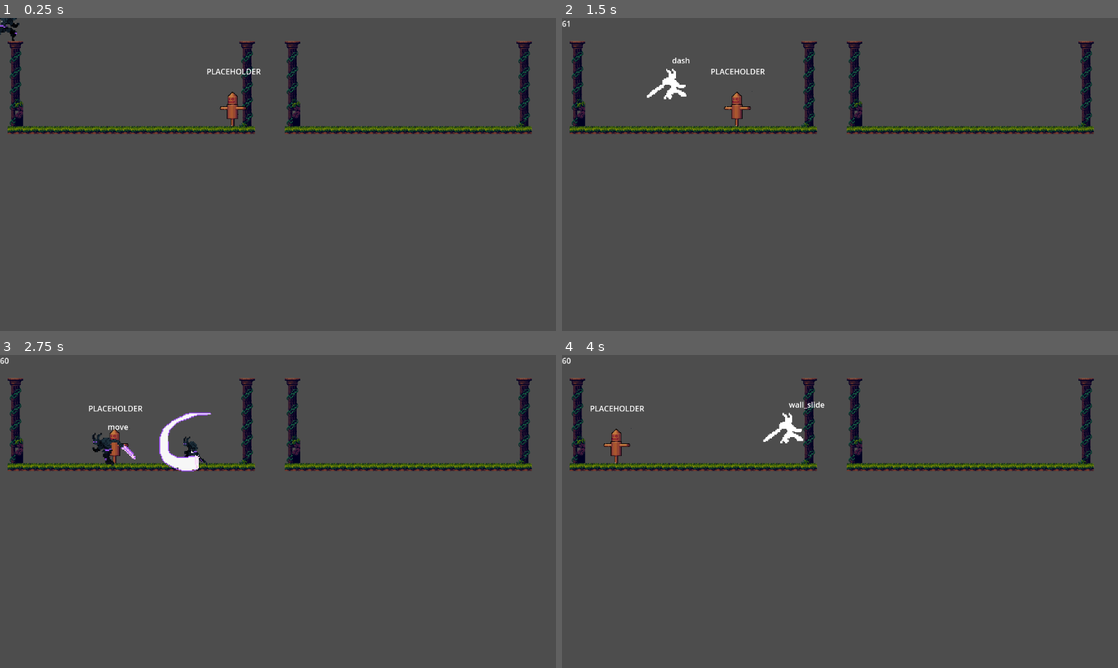
Above: before the commit, frames 1-4 (two rows, left to right).
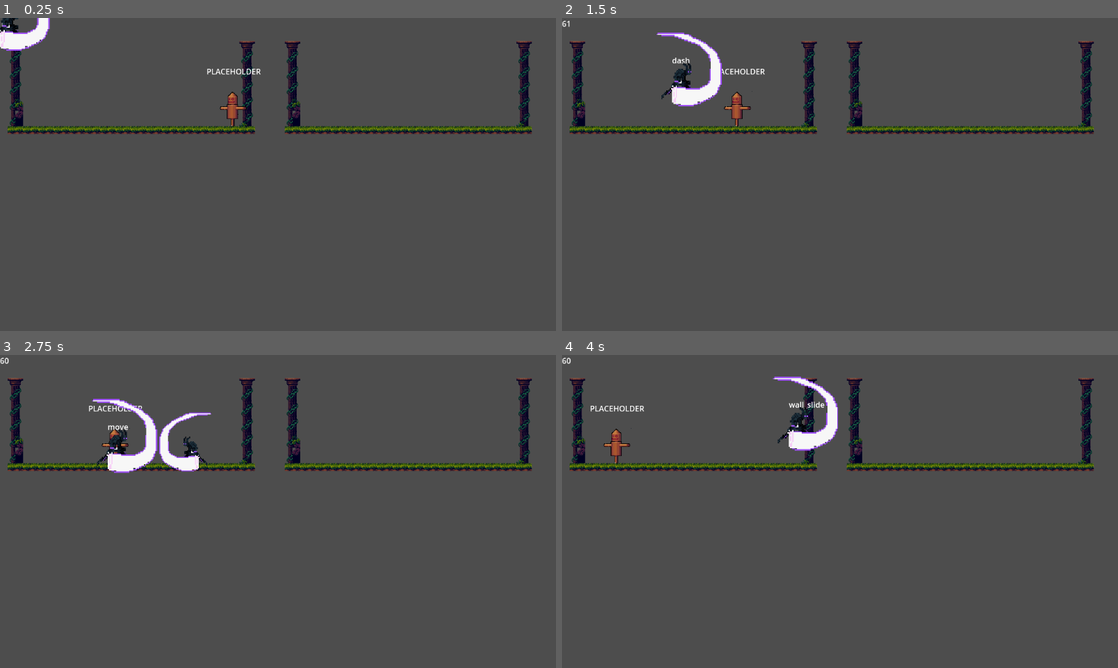
Above: after the commit, the same moments.

Repository: pablopenna/godot_learning
Game: Godot game, scene res://projects/state_machine/scenes/main.tscn
The game is run twice, just before and just after one commit, with the same random seed, the same clock (stepped at 60 frames per second) and the same inputs. This scene is started directly instead of the project's main scene. The engine's default icon, where the game draws it, is replaced by a stand-in: a white triangle on a blue panel in a dark square.
Inputs:
- Up to frame 1 (0.25 s): no input
- Up to frame 2 (1.5 s): tap Enter (ui_accept) at 0.5 s; hold D (move_right) from 0.53 s (still down); tap J (attack) at 0.6 s; tap Space (jump) at 0.77 s; tap Shift (dash) at 1.35 s
- Up to frame 3 (2.75 s): tap Space (jump) at 1.52 s; release D (move_right) at 2.03 s; hold A (move_left) from 2.03 s (still down); tap Ctrl (summon) at 2.1 s
- Up to frame 4 (4 s): release A (move_left) at 2.78 s; hold D (move_right) from 2.78 s (still down); tap J (attack) at 2.85 s; tap Space (jump) at 3.02, 3.77 s; hold Shift (dash) from 3.53 s (still down)

The runs differ from the first frame. In frame 1, 0.6% of the frame differs, in the area x 0-9%, y 0-11%; in frame 2, 1.2%; in frame 3, 1.2%, in the area x 16-29%, y 14-38%; in frame 4, 1.2%.

Commit message:
Add GravityUtils

Diff:
--- /dev/null
+++ b/common/utils/gravity_utils.gd
@@ -0,0 +1,13 @@
+class_name GravityUtils
+
+static func get_gravity():
+	return ProjectSettings.get_setting("physics/2d/default_gravity")
+
+
+# Uniformly Accelerated Rectilinear Motion -> v = v0 + a*t
+static func get_velocity_applying_acceleration(initial_velocity: float, acceleration: float, time: float):
+	return initial_velocity + acceleration * time
+
+
+static func get_velocity_applying_gravity(initial_velocity: float, time: float) -> float:
+	return get_velocity_applying_acceleration(initial_velocity,get_gravity(),time)
--- a/projects/player/scripts/player.gd
+++ b/projects/player/scripts/player.gd
@@ -4,9 +4,9 @@
 const JUMP_VELOCITY = -400.0
 
 # Get the gravity from the project settings to be synced with RigidBody nodes.
-var gravity = ProjectSettings.get_setting("physics/2d/default_gravity")
+var gravity = GravityUtils.get_gravity()
 
-func _physics_process(delta):
+func physics_process(delta):
 	# Add the gravity.
 	if not is_on_floor():
 		velocity.y += gravity * delta
@@ -22,4 +22,3 @@
 		velocity.x = direction * SPEED
 	else:
 		velocity.x = move_toward(velocity.x, 0, SPEED)
-	super._physics_process(delta)
--- a/projects/state_machine/scenes/player.tscn
+++ b/projects/state_machine/scenes/player.tscn
@@ -18,10 +18,10 @@
 [ext_resource type="Script" path="res://projects/state_machine/scripts/hitbox.gd" id="13_w3wn8"]
 [ext_resource type="PackedScene" uid="uid://bbx8v44fbyor4" path="res://common/scenes/entity/entity.tscn" id="14_i37u2"]
 [ext_resource type="PackedScene" uid="uid://28mkgryf3qhl" path="res://common/sprites/characters/nightborne/nightborne_spritesheet.tscn" id="15_jdrqr"]
-[ext_resource type="Script" path="res://common/scenes/entity/entity_sprite.gd" id="16_c7kal"]
+[ext_resource type="Script" path="res://common/scenes/entity/sprite_rotating_with_face_direction.gd" id="16_c7kal"]
 [ext_resource type="Animation" uid="uid://bichib6d0wqpy" path="res://common/sprites/characters/nightborne/default.res" id="17_8al3r"]
 [ext_resource type="Animation" uid="uid://bdrjspb6yb5li" path="res://common/sprites/characters/nightborne/run.res" id="18_b14df"]
-[ext_resource type="Script" path="res://common/scenes/entity/entity_animation_player.gd" id="19_08bgl"]
+[ext_resource type="Script" path="res://common/scenes/entity/animation_player_with_state_map.gd" id="19_08bgl"]
 
 [sub_resource type="RectangleShape2D" id="RectangleShape2D_l7dds"]
 size = Vector2(109, 149)
--- a/projects/state_machine/scripts/states/air.gd
+++ b/projects/state_machine/scripts/states/air.gd
@@ -2,9 +2,7 @@
 
 @export var speed = 100
 @export var gravity_multiplier = 0.8
-var gravity : int = ProjectSettings.get_setting(
-		"physics/2d/default_gravity"
-	) * gravity_multiplier
+var custom_gravity : float = GravityUtils.get_gravity() * gravity_multiplier
 
 func _ready():
 	state_name = "air"
@@ -34,11 +32,11 @@
 	if input_dir != 0: # Need to do this as to not overwrite the movement of other states like wall_jump if there is no input while on air
 		managed_entity.velocity.x =  input_dir * speed
 
-	managed_entity.velocity.y = Vector2.DOWN.y * _get_velocity_applying_gravity(managed_entity.velocity.y, delta)
+	managed_entity.velocity.y = Vector2.DOWN.y * GravityUtils.get_velocity_applying_acceleration(\
+		managed_entity.velocity.y, \
+		custom_gravity,\
+		delta\
+	)
 
 func _is_entity_going_down():
 	return managed_entity.velocity.y > 0
-
-# MRUA -> v = v0 + a*t
-func _get_velocity_applying_gravity(initial_velocity, time) -> float:
-	return initial_velocity + gravity * time
--- a/projects/state_machine/scripts/states/attack_1.gd
+++ b/projects/state_machine/scripts/states/attack_1.gd
@@ -11,7 +11,7 @@
 func exit(new_state):
 	print("Exiting Attack1")
 
-func process(detla):
+func process(_delta):
 	hitbox.position = managed_entity.position
 	hitbox.scale.x = -1 \
 	if managed_entity.facing_direction == FacingDirectionUtils.FacingDirection.LEFT \
Renamed: common/utils/facing_direction.gd -> common/utils/facing_direction_utils.gd
